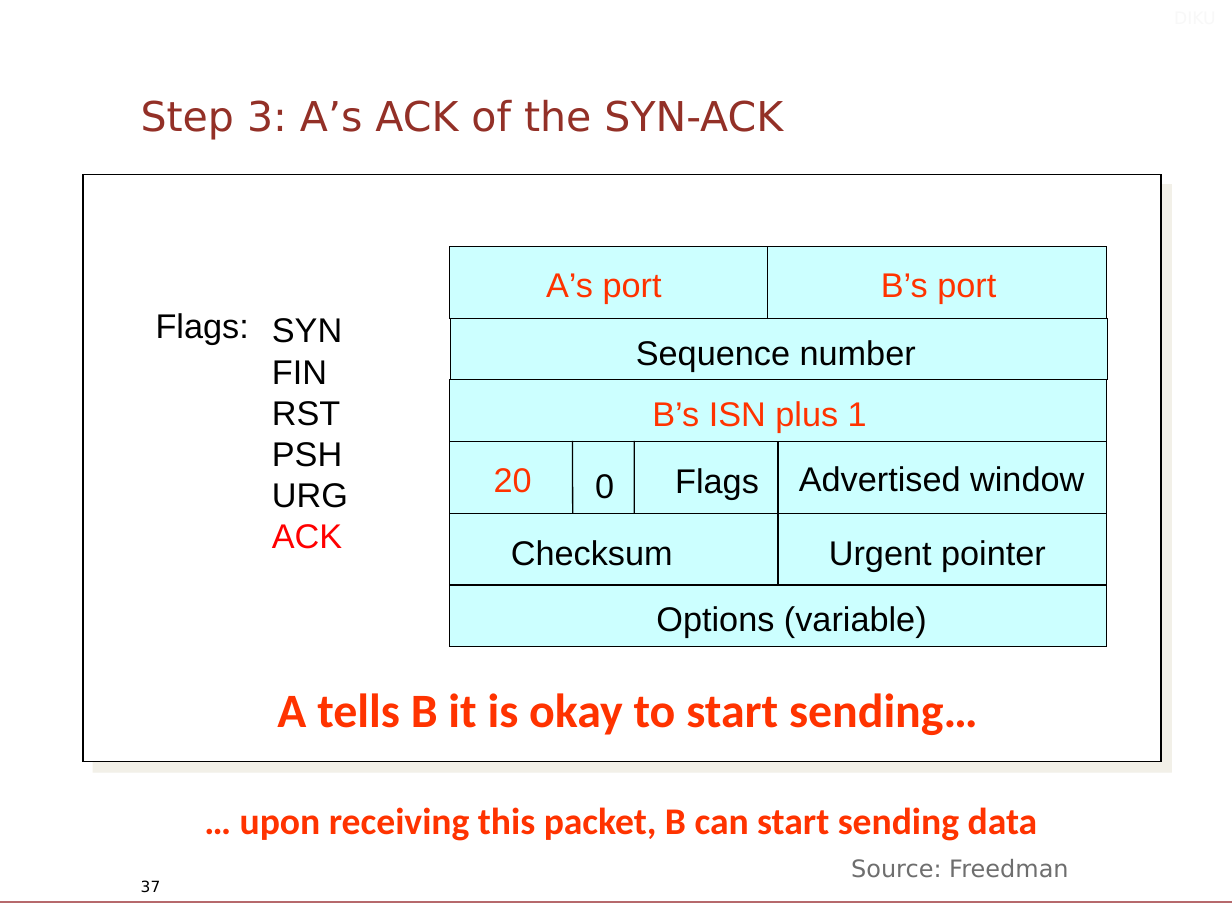
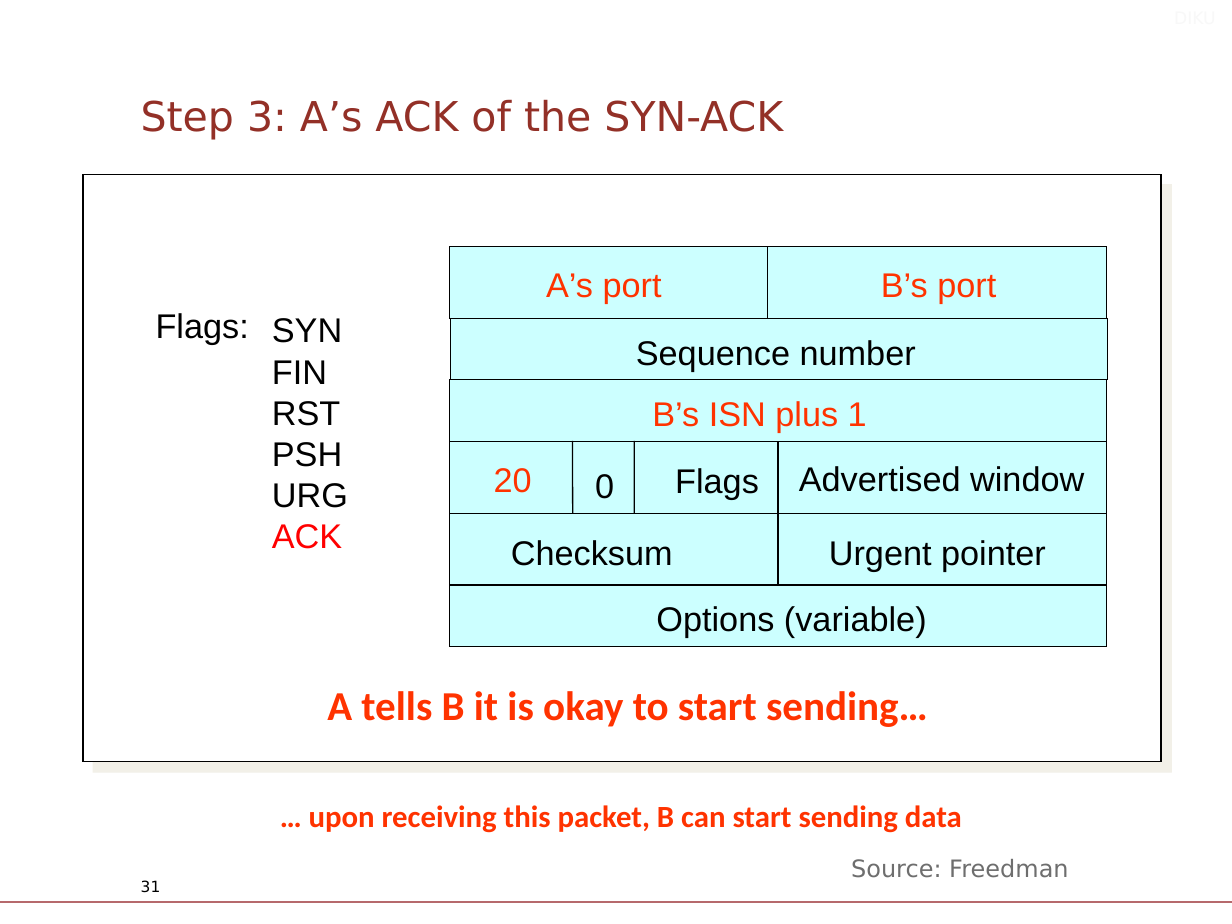
Before and after one commit to Legenden84/compSys-e2022-pub_fork, a slide deck: slide 31 of lectures/221109_tcp_and_reliable_communication/slides.odp (slide 37 before the commit). Drawn at 1232x924 pixels with LibreOffice and Linux fonts; fonts in the diff are those of the drawing; background and template pictures are left out. Boxes give left, top, right and bottom in pixels: in the first picture for what was removed or moved away, otherwise in the second. Text is boxed around its words. In the diff, an @@ line names an element or a change of style, - is before the commit and + after.

```diff
--- a/lectures/221109_tcp_and_reliable_communication/slides.odp
+++ b/lectures/221109_tcp_and_reliable_communication/slides.odp
@@ text "A tells B it is ...": place and size @@
-text "A tells B it is ..." at [277, 693, 978, 735]
+text "A tells B it is ..." at [327, 691, 928, 727]
@@ text "A tells B it is ..." at [327, 691, 928, 727]: size 28 to 24 pt @@
@@ text "… upon receiving this packet, ...": place and size @@
-text "… upon receiving this packet, ..." at [240, 807, 1038, 841]
+text "… upon receiving this packet, ..." at [309, 805, 962, 833]
@@ text "… upon receiving this packet, ..." at [309, 805, 962, 833]: size 22 to 18 pt @@
@@ page number at [141, 880, 161, 893]: text changed @@
-37
+31
```
Also in this commit, not shown: 8 other slides changed, 6 slides removed, 1 other file.
